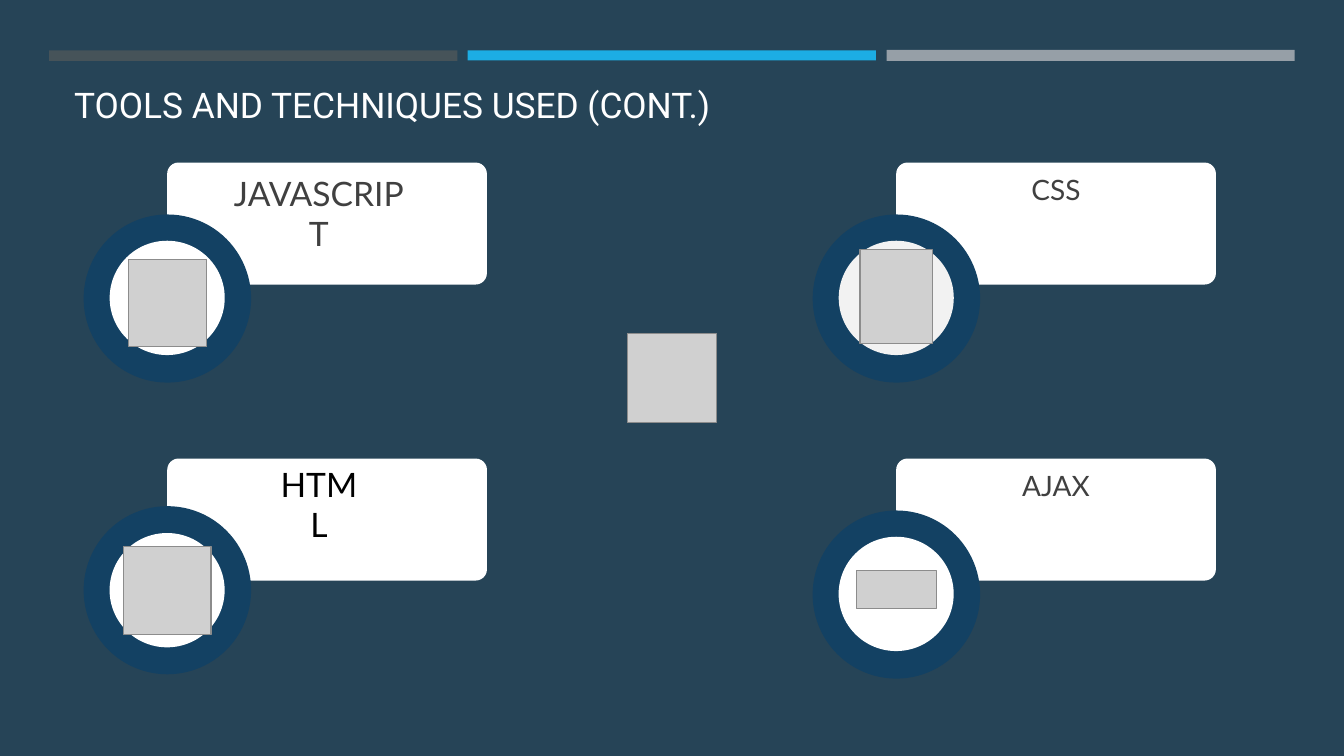
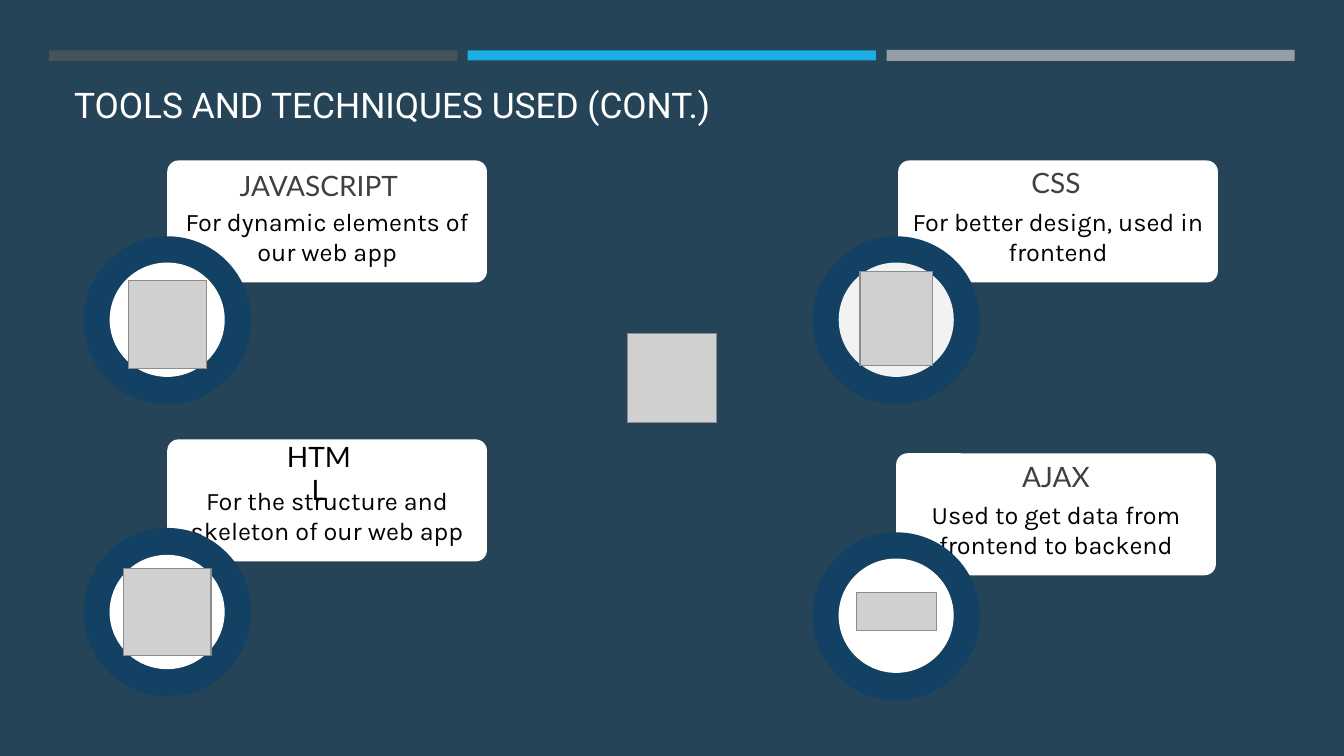
Before and after one commit to HSD-BDAT/BDAT1007_Social_Mining_02, a slide deck: slide 5 of BDAT 1007 Social Data Mining Techniques.pptx (slide 4 before the commit). Drawn at 1344x756 pixels with LibreOffice and Linux fonts; fonts in the diff are those of the drawing; grey boxes stand for pictures. Boxes give left, top, right and bottom in pixels: in the first picture for what was removed or moved away, otherwise in the second. Text is boxed around its words. In the diff, an @@ line names an element or a change of style, - is before the commit and + after.

```diff
--- a/BDAT 1007 Social Data Mining Techniques.pptx
+++ b/BDAT 1007 Social Data Mining Techniques.pptx
@@ text "JAVASCRIPT" at <box>240,175,398,196</box>: size 24 to 20 pt @@
@@ text "CSS": place and size @@
-text "CSS" at <box>1031,179,1080,200</box>
+text "CSS" at <box>1031,172,1080,193</box>
@@ text in rounded rectangle at <box>186,213,468,267</box>: text added @@
+For dynamic elements of our web app
@@ text in rounded rectangle at <box>913,213,1203,262</box>: text added @@
+For better design, used in frontend
@@ rounded rectangle "For the structure and skeleton ...": place and size @@
-rounded rectangle "For the structure and skeleton ..." at <box>167,459,487,581</box>
+rounded rectangle "For the structure and skeleton ..." at <box>167,440,487,562</box>
@@ text "HTML" at <box>273,435,365,479</box>: size 24 to 20 pt @@
@@ text "HTML": place and size @@
-text "HTML" at <box>266,459,373,509</box>
+text "HTML" at <box>273,435,365,479</box>
@@ rounded rectangle "Used to get data from ...": place and size @@
-rounded rectangle "Used to get data from ..." at <box>896,459,1216,581</box>
+rounded rectangle "Used to get data from ..." at <box>896,454,1216,576</box>
@@ text "AJAX": place and size @@
-text "AJAX" at <box>1022,476,1090,496</box>
+text "AJAX" at <box>1022,467,1090,487</box>
@@ text in rounded rectangle at <box>191,487,463,547</box>: text added @@
+For the structure and skeleton of our web app
@@ text in rounded rectangle at <box>932,506,1180,561</box>: text added @@
+Used to get data from frontend to backend
@@ 7 ellipses, 3 pictures: place and size @@
-7 ellipses, 3 pictures at <box>84,215,980,679</box>
+7 ellipses, 3 pictures at <box>84,236,980,701</box>
@@ picture: place and size @@
-picture at <box>123,546,211,634</box>
+picture at <box>123,569,211,656</box>
@@ ellipse: place and size @@
-ellipse at <box>839,536,954,650</box>
+ellipse at <box>839,559,954,673</box>
```
Also in this commit, not shown: 10 other slides changed, 6 slides added, 5 other files.
